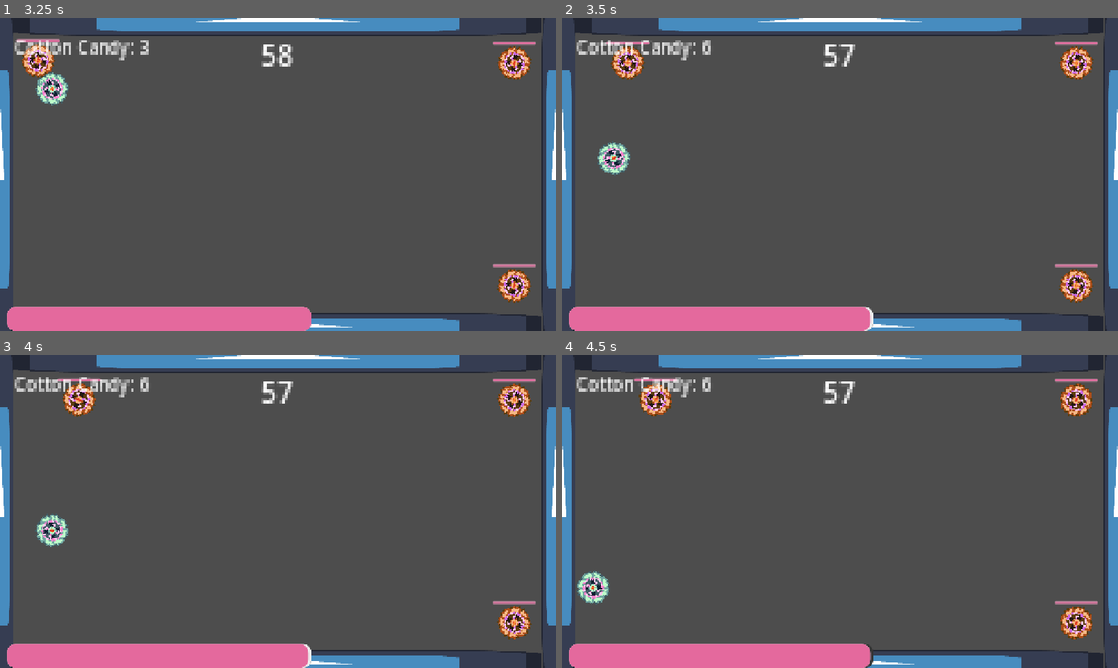
Above: before the commit, frames 1-4 (two rows, left to right).
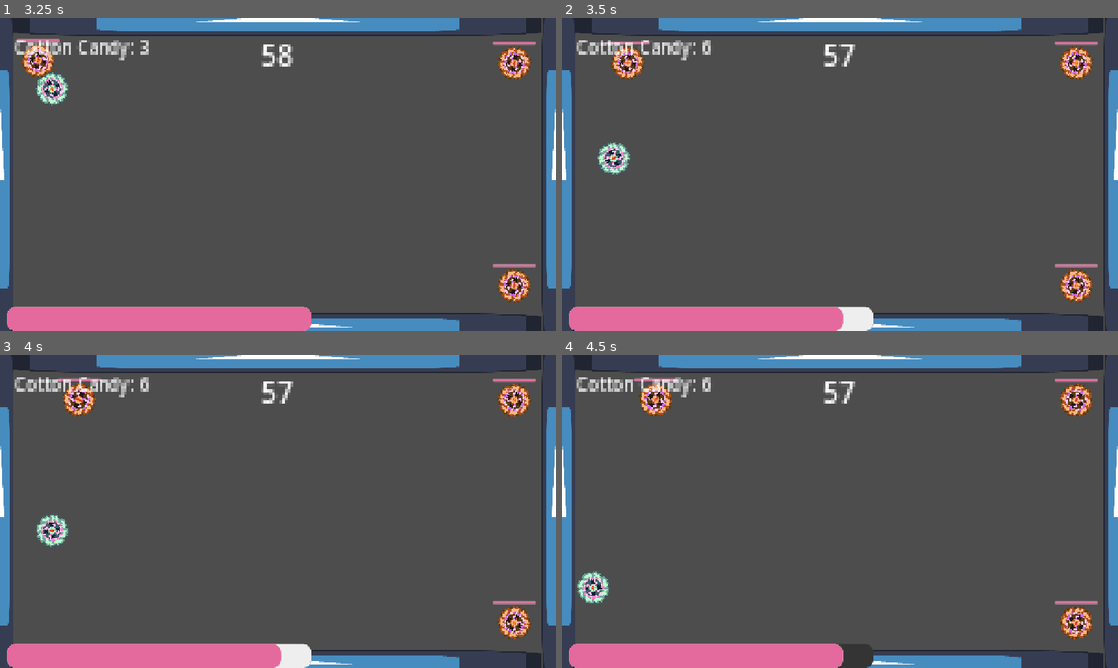
Above: after the commit, the same moments.

Repository: We-ALL-Play-Warthunder-Not-Just-Me/verySeriousSpinningCottonCandyGame
Game: Godot game, scene res://main_game.tscn
Two runs of this game, one before a commit and one after it. Both use one fixed random seed, a clock stepped at 60 frames per second and the inputs below. The engine's default icon, where the game draws it, is replaced by a stand-in: a white triangle on a blue panel in a dark square.
Inputs (mouse positions are in pixels of both pictures, inside the frame that each line leads up to):
- Up to frame 1 (3.25 s): move the mouse to (400, 158) at 0.52 s; press the mouse at (400, 158) at 0.53 s; move the mouse to (166, 190) at 1.27 s; release the mouse at (166, 190) at 1.28 s; click (166, 190) at 1.35 s; move the mouse to (333, 105) at 2.02 s; press the mouse at (333, 105) at 2.03 s; move the mouse to (250, 237) at 2.77 s; release the mouse at (250, 237) at 2.78 s; click (250, 237) at 2.85 s
- Up to frame 2 (3.5 s): no input
- Up to frame 3 (4 s): move the mouse to (444, 558) at 3.52 s; press the mouse at (444, 558) at 3.53 s
- Up to frame 4 (4.5 s): move the mouse to (673, 464) at 4.27 s; release the mouse at (673, 464) at 4.28 s; click (673, 464) at 4.35 s

Frame 1 is identical in both runs. In frame 2, 0.4% of the frame differs, in the area x 49-56%, y 92-100%; in frame 3, 0.4%; in frame 4, 0.4%.

Commit message:
creates a new upgrades resource if it doesn't exist, adjusted decay values

Diff:
--- a/Player/Player.tscn
+++ b/Player/Player.tscn
@@ -7,7 +7,7 @@
 [ext_resource type="Script" uid="uid://dbd78rwuw5wsu" path="res://Common/decay_timer.gd" id="2_tok1r"]
 [ext_resource type="Texture2D" uid="uid://dvyww7i6lj64y" path="res://Assets/Images/Very Serious Arrows3.png" id="3_6ysni"]
 [ext_resource type="Script" uid="uid://b4re2wm2gcrj4" path="res://Player/UpgradeManager.gd" id="7_vlldt"]
-[ext_resource type="Resource" uid="uid://w8c0oaub30jk" path="res://Player/Upgrades.tres" id="8_s1rgi"]
+[ext_resource type="Script" uid="uid://cinvxcnc1wpyu" path="res://Player/PlayerUpgrades.gd" id="8_s1rgi"]
 
 [sub_resource type="PhysicsMaterial" id="PhysicsMaterial_xu11e"]
 friction = 0.0
@@ -90,6 +90,10 @@
 [sub_resource type="CircleShape2D" id="CircleShape2D_b8qva"]
 radius = 9.0
 
+[sub_resource type="Resource" id="Resource_j23h2"]
+script = ExtResource("8_s1rgi")
+metadata/_custom_type_script = "uid://cinvxcnc1wpyu"
+
 [node name="Player" type="RigidBody2D" unique_id=222236015]
 physics_material_override = SubResource("PhysicsMaterial_xu11e")
 lock_rotation = true
@@ -113,7 +117,7 @@
 
 [node name="HealthComponent" type="Node" parent="." unique_id=627178191]
 script = ExtResource("1_3qydi")
-HealthDecay = 1
+HealthDecay = 10
 metadata/_custom_type_script = "uid://uflgtvyrjjt"
 
 [node name="decayTimer" type="Timer" parent="HealthComponent" unique_id=1606738338 node_paths=PackedStringArray("health")]
@@ -131,6 +135,6 @@
 
 [node name="upgrade_manager" type="Node" parent="." unique_id=609327852 node_paths=PackedStringArray("health")]
 script = ExtResource("7_vlldt")
-upgrades = ExtResource("8_s1rgi")
+upgrades = SubResource("Resource_j23h2")
 health = NodePath("../HealthComponent")
 metadata/_custom_type_script = "uid://b4re2wm2gcrj4"
--- a/Player/UpgradeManager.gd
+++ b/Player/UpgradeManager.gd
@@ -9,7 +9,7 @@
 # Called when the node enters the scene tree for the first time.
 func _ready() -> void:
 	if upgrades == null:
-		upgrades.new()
+		upgrades = playerUpgrades.new()
 		ResourceSaver.save(upgrades, "res://Player/Upgrades.tres")
 	applySpinAttackUpgrade()
 	applyMaxSpinPowerUpgrade()
@@ -38,7 +38,7 @@
 		return
 	for i: int in upgrades.ReduceSpinDecayRate:
 		spinDecaytoApply += reduceSpinDecaylvlValue
-	health.HealthDecay = 5 - spinDecaytoApply # assuming our base starting decay is 5
+	health.HealthDecay = 10 - spinDecaytoApply # assuming our base starting decay is 10
 
 func applyCottonCandyStealPowerUpgrade() -> void:
 	pass
--- a/Player/Upgrades.tres
+++ b/Player/Upgrades.tres
@@ -1,7 +1,6 @@
-[gd_resource type="Resource" script_class="playerUpgrades" format=3 uid="uid://w8c0oaub30jk"]
+[gd_resource type="Resource" script_class="playerUpgrades" format=3]
 
-[ext_resource type="Script" uid="uid://cinvxcnc1wpyu" path="res://Player/PlayerUpgrades.gd" id="1_o1w6m"]
+[ext_resource type="Script" path="res://Player/PlayerUpgrades.gd" id="1_o1w6m"]
 
 [resource]
 script = ExtResource("1_o1w6m")
-metadata/_custom_type_script = "uid://cinvxcnc1wpyu"
